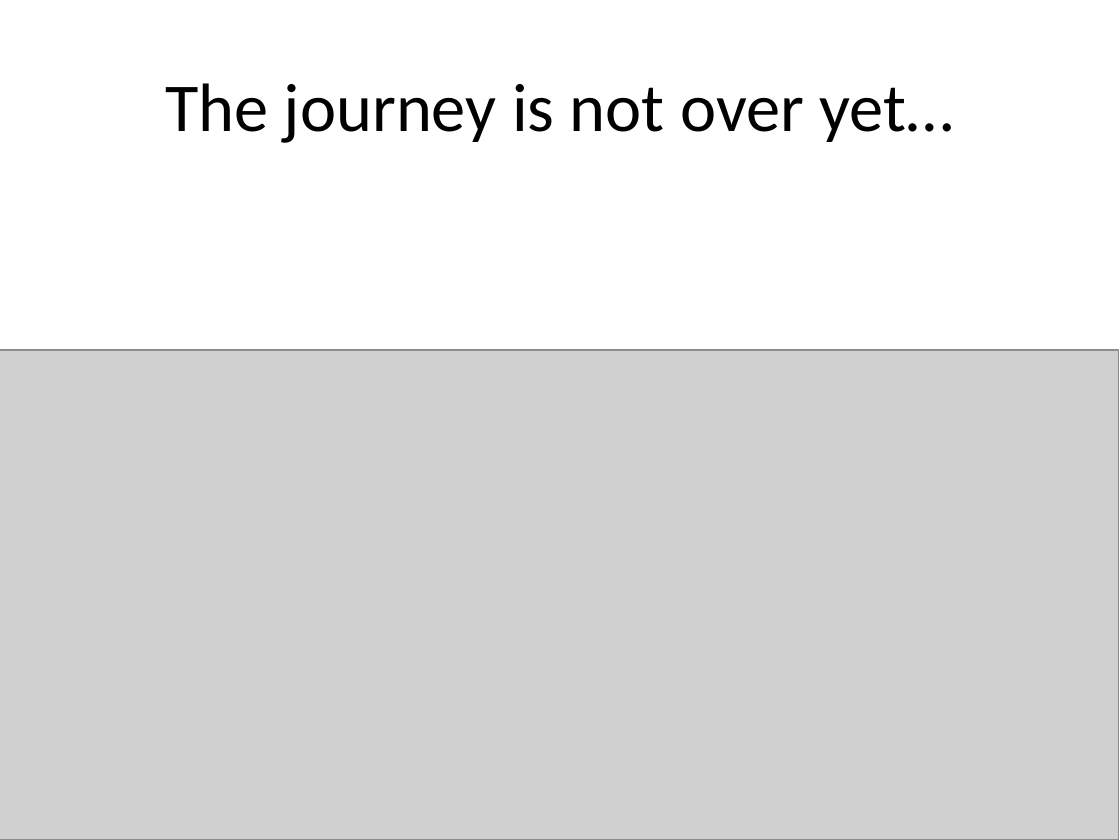
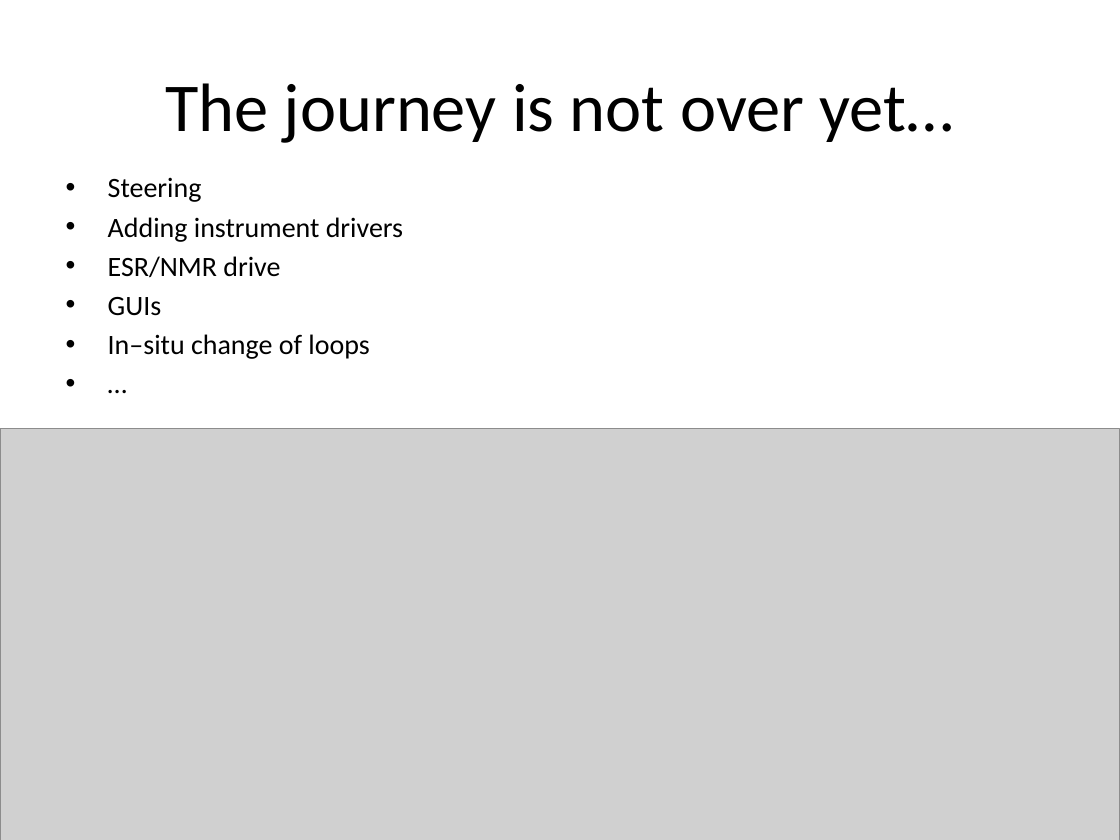
Before and after one commit to nulinspiratie/SilQ, a slide deck: slide 15 of personal/Steffi/How to presentation.pptx (slide 14 before the commit). Drawn at 1120x840 pixels with LibreOffice and Linux fonts; fonts in the diff are those of the drawing; grey boxes stand for pictures. Boxes give left, top, right and bottom in pixels: in the first picture for what was removed or moved away, otherwise in the second. Text is boxed around its words. In the diff, an @@ line names an element or a change of style, - is before the commit and + after.

```diff
--- a/personal/Steffi/How to presentation.pptx
+++ b/personal/Steffi/How to presentation.pptx
@@ text added at (108, 177, 403, 359), 18 pt, text #000000 @@
+• Steering
+• Adding instrument drivers
+• ESR/NMR drive
+• GUIs
+• In–situ change of loops
+• …
@@ picture: place and size @@
-picture at (0, 349, 1119, 840)
+picture at (0, 429, 1120, 840)
```
Also in this commit, not shown: 7 other slides changed, 3 slides added, 2 slides removed, 2 other files.
